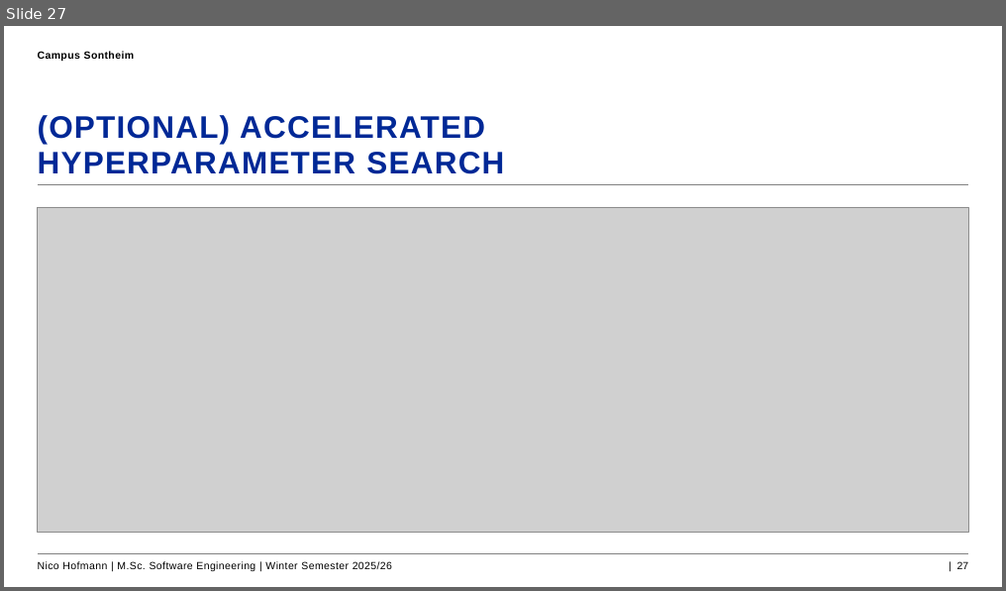
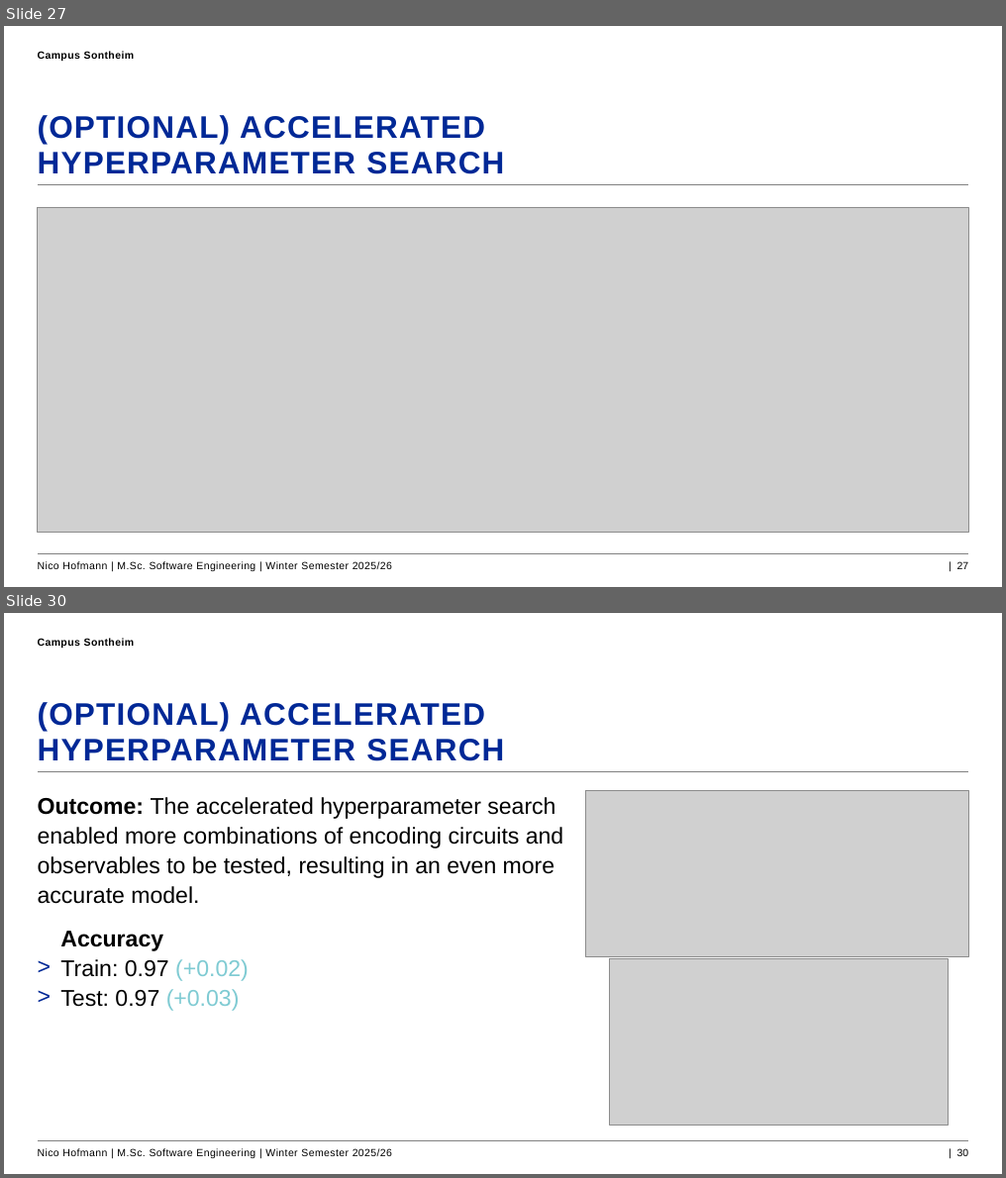
Before and after one commit to kit0kat/ws25-quantum-machine-learning-project, a slide deck: presentation/Presentation.pptx. Shown one above the other, each under a label of ours: slide 27 before the commit, slides 27 and 30 after it; the slides between them are not shown. The pictures are 1006x591 and 1006x1178 pixels, drawn with LibreOffice and Linux fonts; fonts in the diff are those of the drawing; grey boxes stand for pictures; background and template pictures are left out. Boxes give left, top, right and bottom in pixels: in the first picture for what was removed or moved away, otherwise in the second. Text is boxed around its words. In the diff, an @@ line names an element or a change of style, - is before the commit and + after.

Commit message:
Add: Accelerated HPO result slides

```diff
--- a/presentation/Presentation.pptx
+++ b/presentation/Presentation.pptx
@@ slide 30 added at (4, 613, 1002, 1174), background #FFFFFF; not listed: 2 template elements that a slide beside it also shows @@
@@ text added at (38, 638, 135, 649), 10 pt, text #000000, bold @@
+Campus Sontheim
@@ title added at (38, 702, 504, 761), 30 pt, text #002896, bold @@
+(OPTIONAL) ACCELERATED
+HYPERPARAMETER SEARCH
@@ picture added at (586, 790, 969, 958) @@
@@ text added at (38, 797, 563, 1011), 22 pt, text #000000 @@
+    Outcome: The accelerated hyperparameter search enabled more combinations of encoding circuits and observables to be tested, resulting in an even more accurate model.
+      Accuracy
+        > Train: 0.97 (+0.02)
+        > Test: 0.97 (+0.03)
@@ picture added at (609, 959, 947, 1126) @@
@@ text added at (38, 1149, 392, 1158), 10 pt, text #000000 @@
+Nico Hofmann | M.Sc. Software Engineering | Winter Semester 2025/26
@@ page number added at (957, 1149, 969, 1157), 10 pt, text #000000 @@
+| 30
```
Also in this commit, not shown: 8 slides changed, 2 other slides added, 1 other file.
